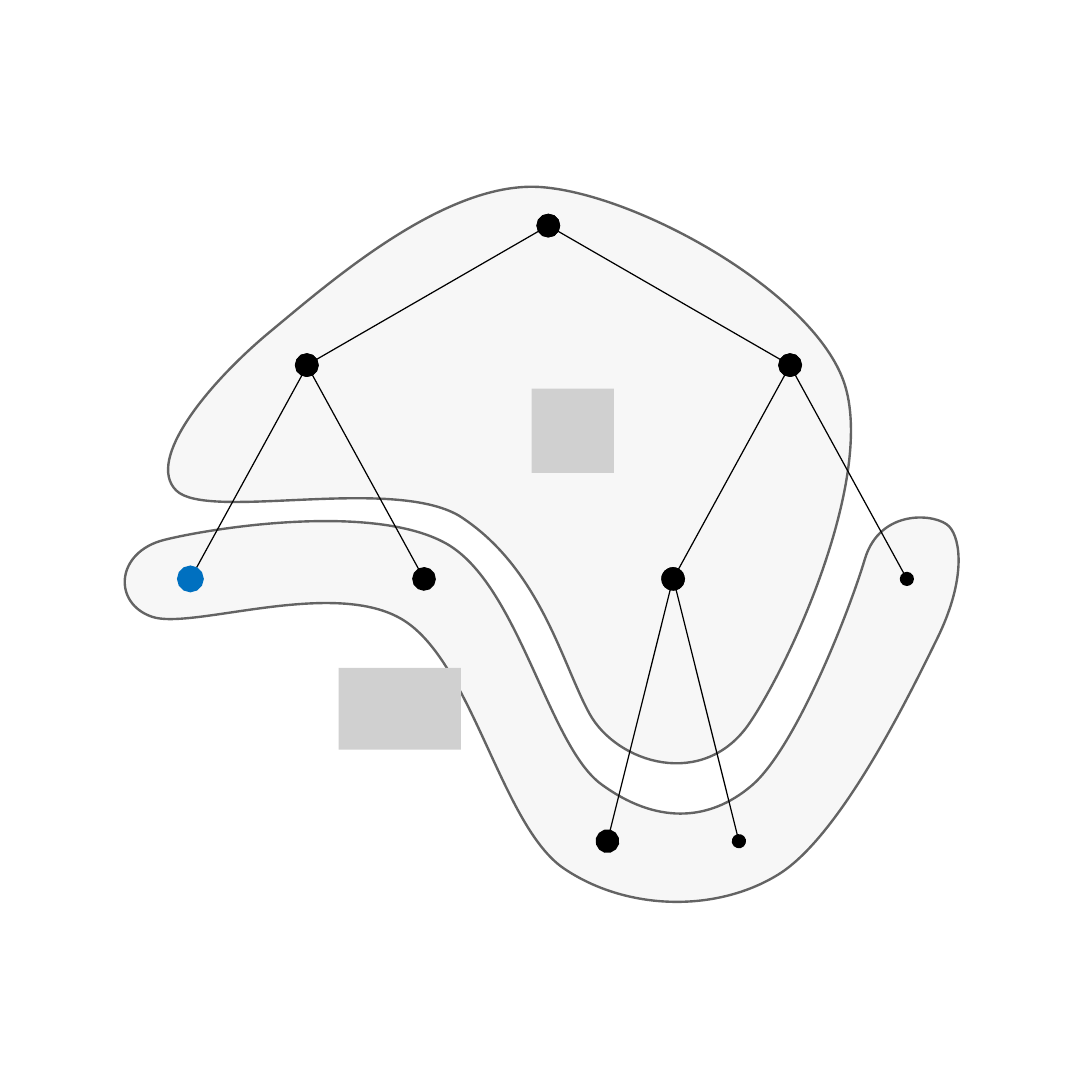
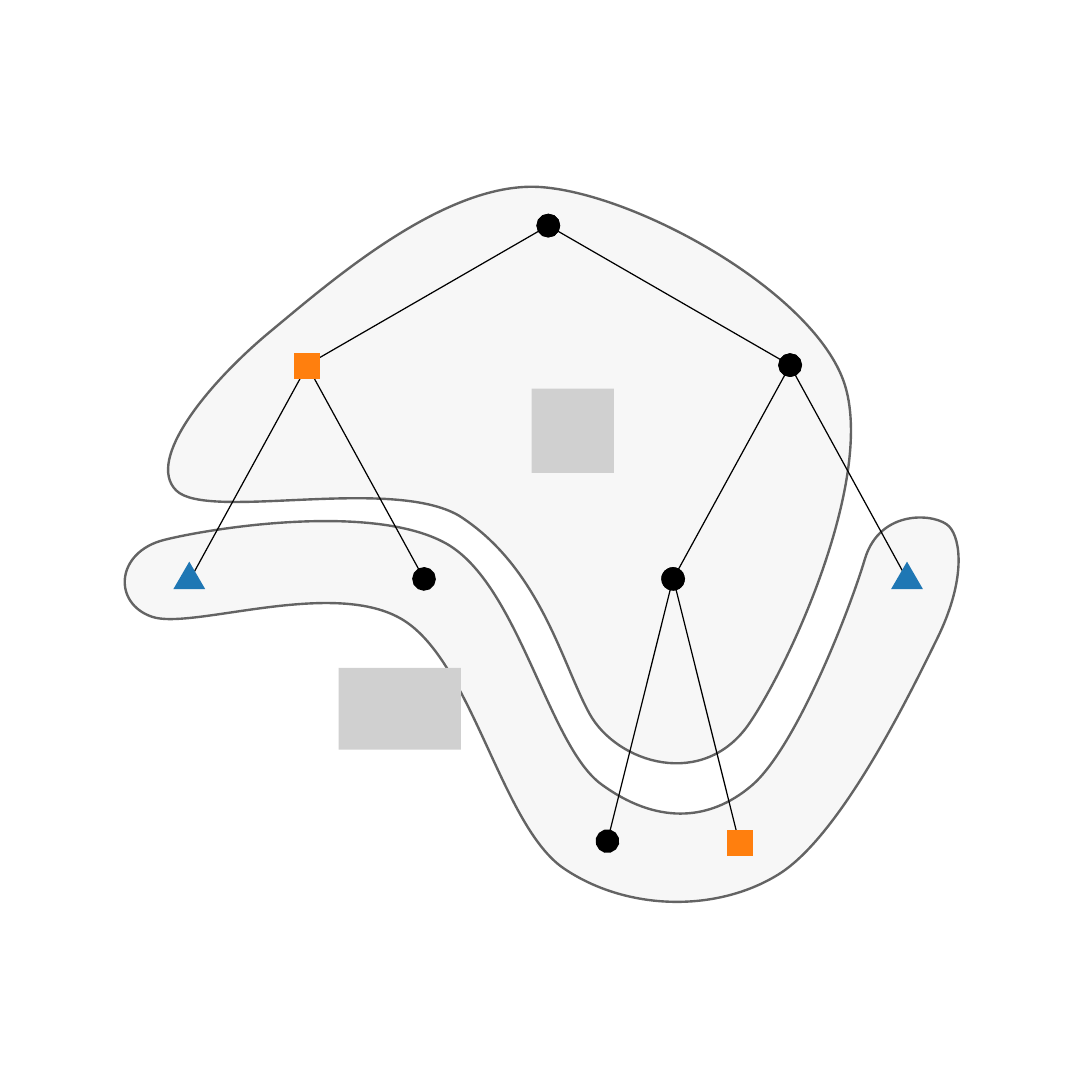
Before and after one commit to eleurent/monte-carlo-graph-search, a slide deck: slide 1 of img/trees.pptx. Drawn at 1092x1092 pixels with LibreOffice and Linux fonts; fonts in the diff are those of the drawing; grey boxes stand for pictures. Boxes give left, top, right and bottom in pixels: in the first picture for what was removed or moved away, otherwise in the second. Text is boxed around its words. In the diff, an @@ line names an element or a change of style, - is before the commit and + after.

```diff
--- a/img/trees.pptx
+++ b/img/trees.pptx
@@ rectangle added at [295,354,319,378], fill #FF7F0E, outline #FF7F0E 1 pt @@
@@ double arrow removed from (307, 366) to (307, 366) @@
@@ triangle added at [175,563,203,588], fill #1F77B4, outline #1F77B4 1 pt @@
@@ triangle added at [893,563,920,588], fill #1F77B4, outline #1F77B4 1 pt @@
@@ double arrow removed from (191, 579) to (191, 579) @@
@@ double arrow removed from (907, 579) to (907, 579) @@
@@ rectangle added at [728,830,752,855], fill #FF7F0E, outline #FF7F0E 1 pt @@
@@ double arrow removed from (738, 841) to (738, 841) @@
```
Also in this commit, not shown: 2 other slides changed, 11 other files.
